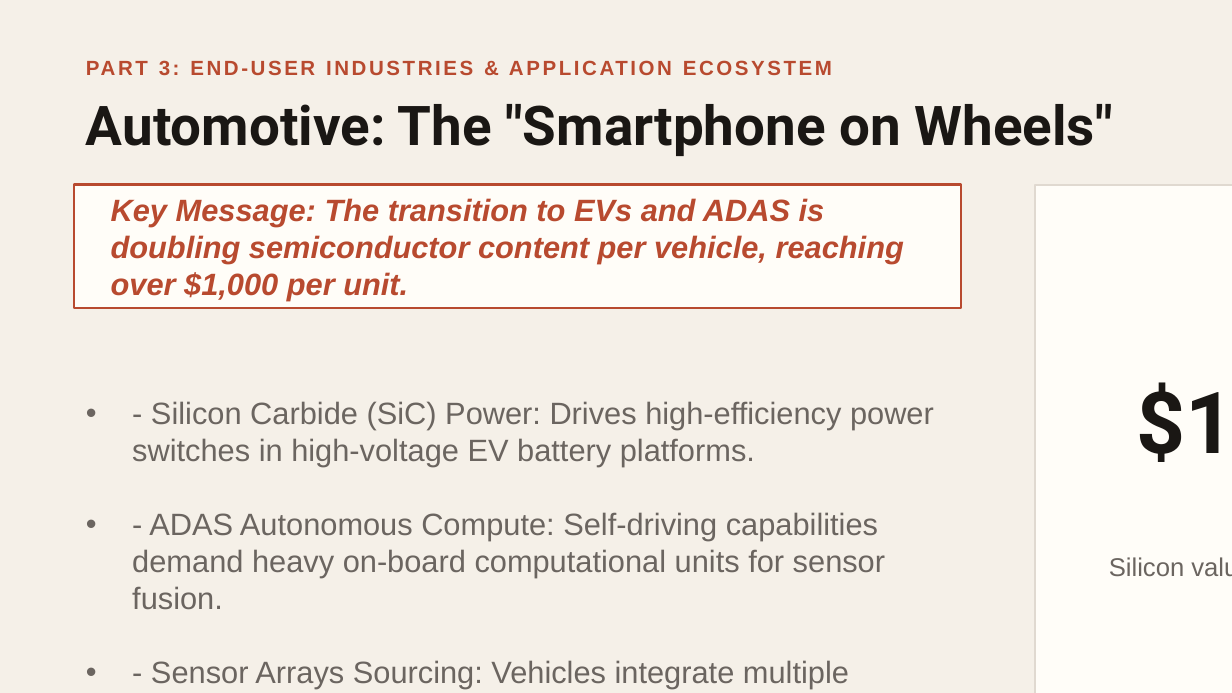
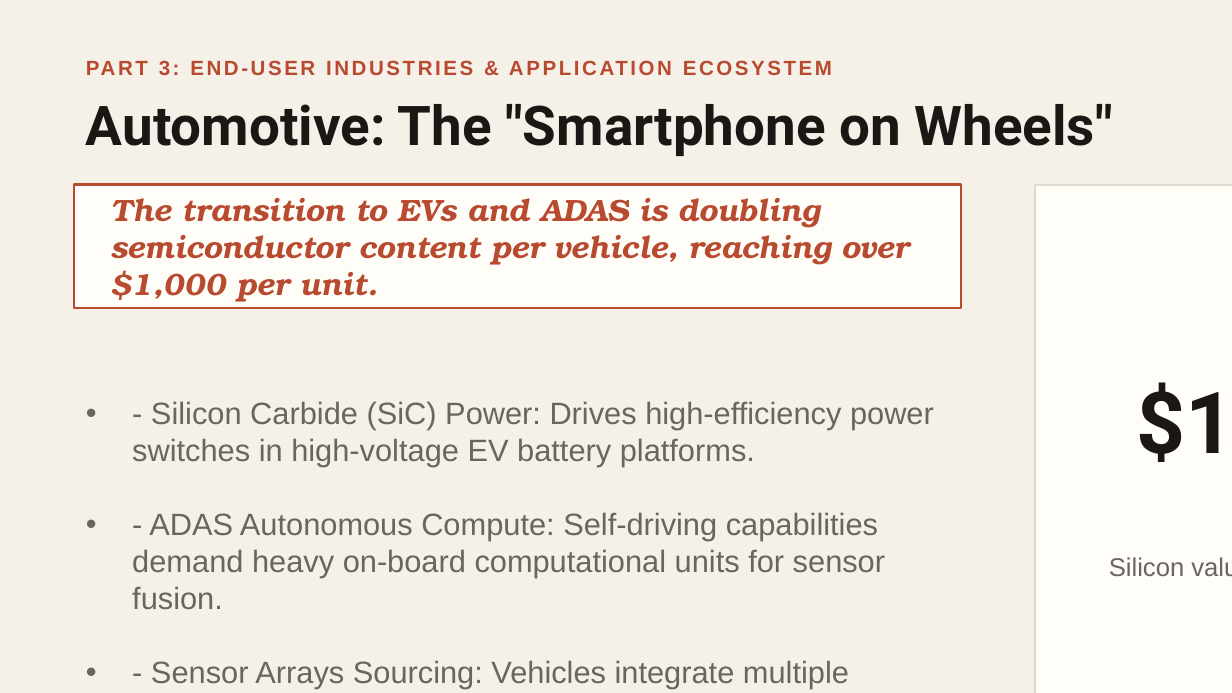
Before and after one commit to 6821711420061-a11y/semiconductor-presentation, a slide deck: slide 14 of output/semiconductor-ecosystem-2026.pptx. Drawn at 1232x693 pixels with LibreOffice and Linux fonts; fonts in the diff are those of the drawing. Boxes give left, top, right and bottom in pixels: in the first picture for what was removed or moved away, otherwise in the second. Text is boxed around its words. In the diff, an @@ line names an element or a change of style, - is before the commit and + after.

Commit message:
Remove Key Message prefix and set Key Message font to Bookman ITC Std

```diff
--- a/output/semiconductor-ecosystem-2026.pptx
+++ b/output/semiconductor-ecosystem-2026.pptx
@@ text at [111,198,908,302]: text changed; font Arial to TeX Gyre Bonum @@
-Key Message: The transition to EVs and ADAS is doubling semiconductor content per vehicle, reaching over $1,000 per unit.
+The transition to EVs and ADAS is doubling semiconductor content per vehicle, reaching over $1,000 per unit.
```
Also in this commit, not shown: 15 other slides changed, 4 other files.
